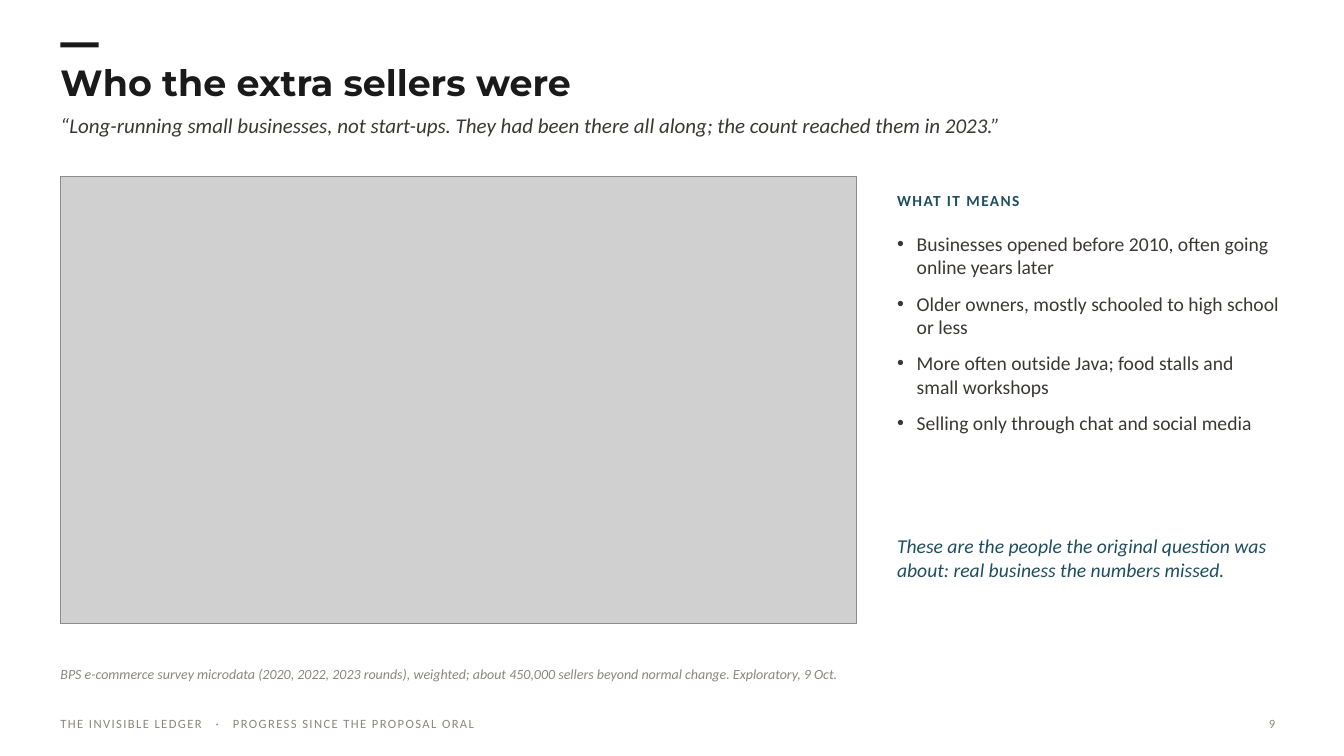
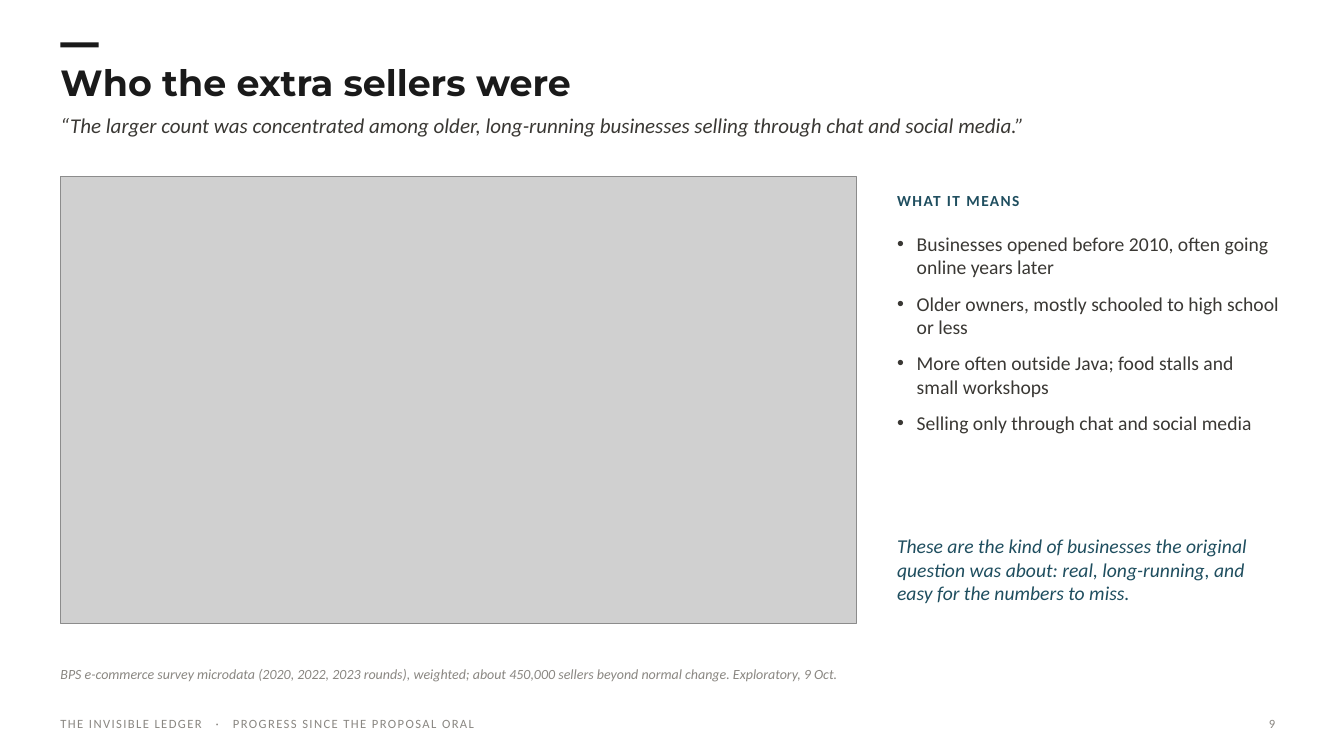
Before and after one commit to Spectating101/Invisible-ledger, a slide deck: slide 9 of research/option_space_2026-10-01/deck/IL_Progress_Update_2026-10-09.pptx. Drawn at 1344x756 pixels with LibreOffice and Linux fonts; fonts in the diff are those of the drawing; grey boxes stand for pictures; background and template pictures are left out. Boxes give left, top, right and bottom in pixels: in the first picture for what was removed or moved away, otherwise in the second. Text is boxed around its words. In the diff, an @@ line names an element or a change of style, - is before the commit and + after.

```diff
--- a/research/option_space_2026-10-01/deck/IL_Progress_Update_2026-10-09.pptx
+++ b/research/option_space_2026-10-01/deck/IL_Progress_Update_2026-10-09.pptx
@@ text at [60, 118, 1024, 137]: text changed @@
-“Long-running small businesses, not start-ups. They had been there all along; the count reached them in 2023.”
+“The larger count was concentrated among older, long-running businesses selling through chat and social media.”
@@ text at [897, 539, 1247, 603]: text changed @@
-These are the people the original question was about: real business the numbers missed.
+These are the kind of businesses the original question was about: real, long-running, and easy for the numbers to miss.
```
Also in this commit, not shown: 6 other slides changed, 21 other files.
